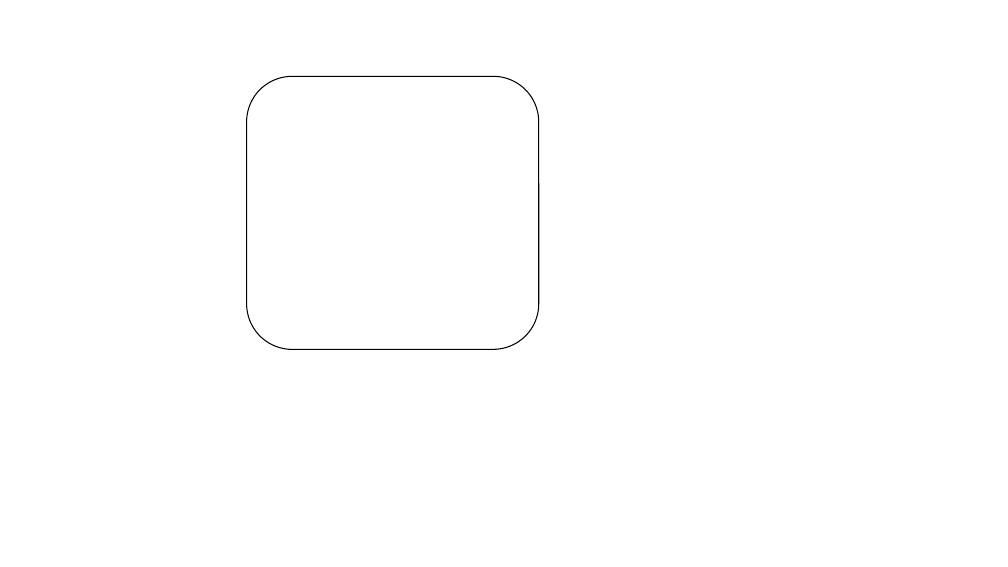
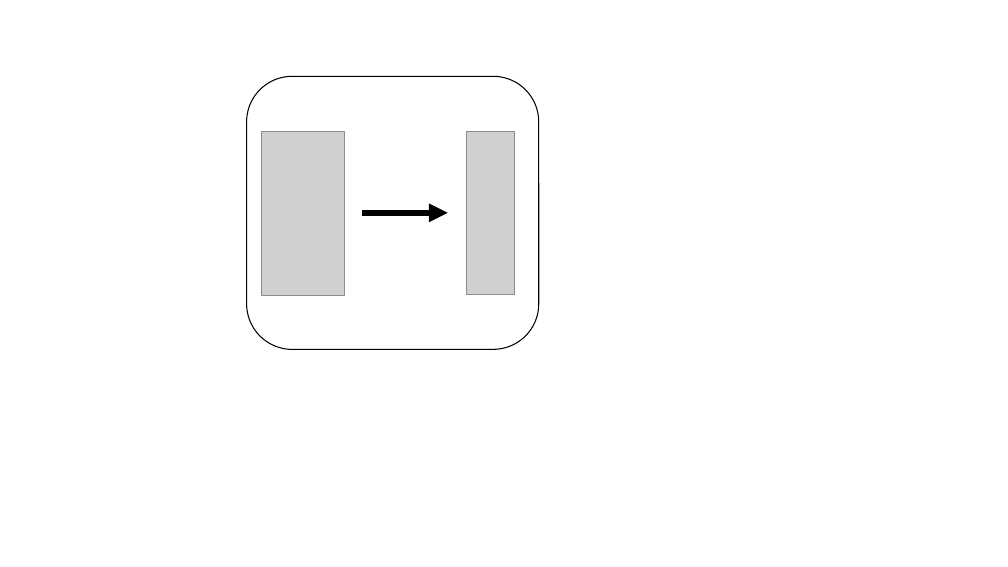
Before and after one commit to jcollini/PPMV__Physical_Property_Measurement_Viewer, a slide deck: slide 10 of PPMV_v1/icon_maker.pptx. Drawn at 1008x567 pixels with LibreOffice and Linux fonts; fonts in the diff are those of the drawing; grey boxes stand for pictures. Boxes give left, top, right and bottom in pixels: in the first picture for what was removed or moved away, otherwise in the second. Text is boxed around its words. In the diff, an @@ line names an element or a change of style, - is before the commit and + after.

```diff
--- a/PPMV_v1/icon_maker.pptx
+++ b/PPMV_v1/icon_maker.pptx
@@ picture added at (261, 132, 344, 295) @@
@@ picture added at (467, 131, 515, 294) @@
@@ arrow added from (362, 213) to (448, 213), #000000 6 pt @@
```
Also in this commit, not shown: 1 other slide changed, 2 other files.
